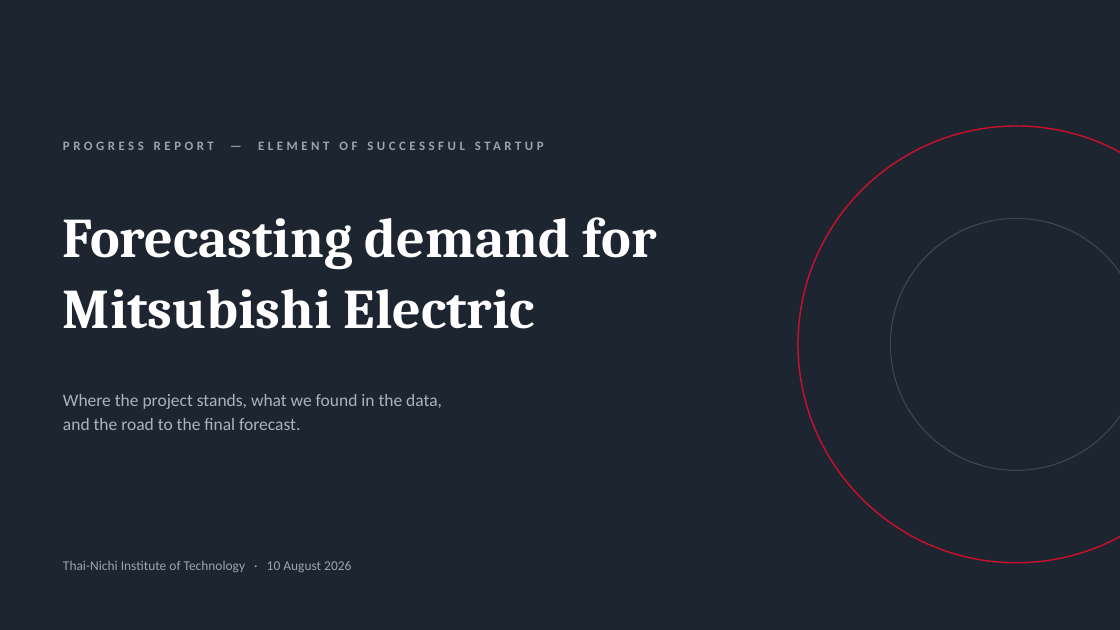
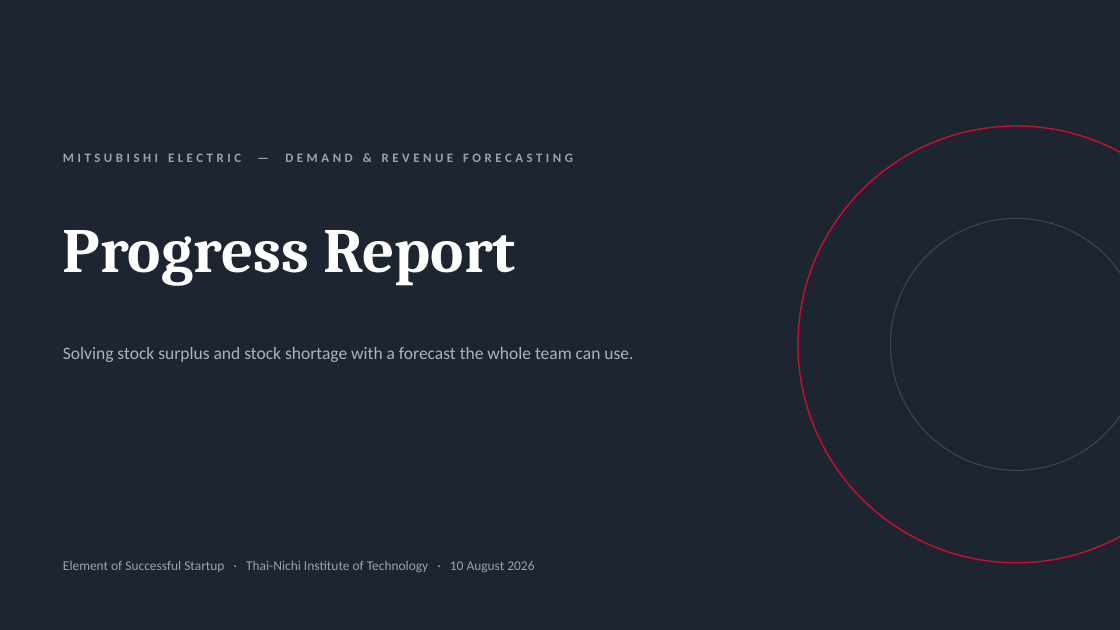
Before and after one commit to DokkDokki/SOE-105, a slide deck: slide 1 of presentation/FY2025_progress_report.pptx. Drawn at 1120x630 pixels with LibreOffice and Linux fonts; fonts in the diff are those of the drawing. Boxes give left, top, right and bottom in pixels: in the first picture for what was removed or moved away, otherwise in the second. Text is boxed around its words. In the diff, an @@ line names an element or a change of style, - is before the commit and + after.

```diff
--- a/presentation/FY2025_progress_report.pptx
+++ b/presentation/FY2025_progress_report.pptx
@@ text at (x1=63, y1=153, x2=573, y2=162): text changed @@
-PROGRESS REPORT — ELEMENT OF SUCCESSFUL STARTUP
+MITSUBISHI ELECTRIC — DEMAND & REVENUE FORECASTING
@@ text at (x1=63, y1=230, x2=516, y2=286): text changed; size 48 to 54 pt @@
-Forecasting demand for
-Mitsubishi Electric
+Progress Report
@@ text at (x1=63, y1=347, x2=633, y2=362): text changed @@
-Where the project stands, what we found in the data,
-and the road to the final forecast.
+Solving stock surplus and stock shortage with a forecast the whole team can use.
@@ text at (x1=63, y1=560, x2=534, y2=572): text changed @@
-Thai-Nichi Institute of Technology · 10 August 2026
+Element of Successful Startup · Thai-Nichi Institute of Technology · 10 August 2026
```
Also in this commit, not shown: 5 other slides changed, 2 slides added, 4 slides removed.
